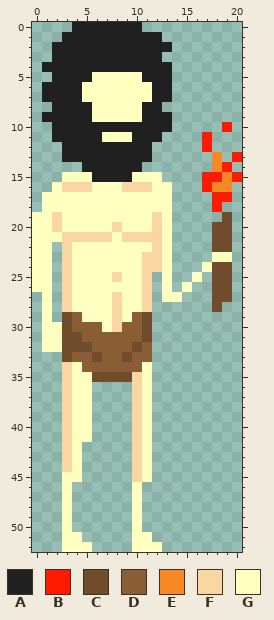
Edited in one commit: pixel-art sprite (sprites/images/spr_player_idle_2_0.png). The picture above is the old version.
The file is 21x53 pixels.
Palette (. is transparent): A #202020  B #fd1c02  C #704b2c  D #8a5e35  E #f88823  F #f9d6a2  G #ffffc0
Pixels before, first column x 0:
 0 ....AAAAAAA..........
 1 ...AAAAAAAAAA........
 2 ..AAAAAAAAAAAA.......
 3 ..AAAAAAAAAAA........
 4 .AAAAAAAAAAAAA.......
 5 ..AAAAGGGGGAAA.......
 6 .AAAAGGGGGGGAA.......
 7 .AAAAGGGGGGGAA.......
 8 ..AAAAGGGGGAA........
 9 .AAAAAGGGGGAAA.......
10 ..AAAAAAAAAAAA.....B.
11 ..AAAAAGGGAAA....B...
12 ...AAAAAAAAA.....B...
13 ...AAAAAAAAA......E.B
14 .....AAAAAA.......EB.
15 ...GGGAAAAGGG....BBEB
16 ..GFFFGGGFFFGG...BEE.
17 .GGGGGGGGGGGGG....BB.
18 .GGGGGGGGGGGGG....B..
19 GGFGGGGGGGGGFG.....C.
20 GGFGGGGGFGGGFG....CC.
21 GGGFFFFFGFFFFG....CC.
22 GG.FGGGGGGGGFG....CC.
23 GG.FGGGGGGGFFG....GG.
24 GG.FGGGGGGGFFG...GCC.
25 GG.FGGGGFGGF.G..G.CC.
26 GG.FGGGGGGGF.G.G..CC.
27 .G.FGGGGFGGF.GG...CC.
28 .G.FGGGGFGGF......C..
29 .G.CDGGGFGDC.........
30 .GGCDDDGFDDC.........
31 .GGCCDDDDDDC.........
32 .GGCCCDDDDCD.........
33 ...CDDCDDCDD.........
34 ...FGDDDDDDG.........
35 ...FGGCCCCFG.........
36 ...FGG....FG.........
37 ...FGG....FG.........
38 ...FGG....FG.........
39 ...FGG....FG.........
40 ...FGG....FG.........
41 ...FGG....FG.........
42 ...FG.....FG.........
43 ...FG.....FG.........
44 ...FG.....FG.........
45 ...GG.....FG.........
46 ...G......G..........
47 ...G......G..........
48 ...G......G..........
49 ...G......G..........
50 ...G......G..........
51 ...GG.....GG.........
52 ...GGG....GGG........
Once edited:
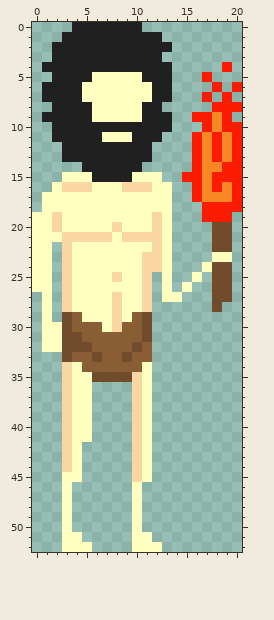
Changes in this commit:
Changed rows in their new state; - is an unchanged pixel.
first column x 15:
 4 ----B-
 5 --B---
 6 ---B-B
 7 --B-B-
 8 ---BBB
 9 -BBEB-
10 --BE-B
11 -BEBEB
12 -BEBEB
13 -BEBE-
14 -BE--B
15 BBE-B-
16 -BEB-B
17 -BEEEB
18 --B-BB
19 --BBB-
Where, in picture pixels (left, top, right, bottom), the same in both pictures:
changed: (182, 62, 242, 222)
